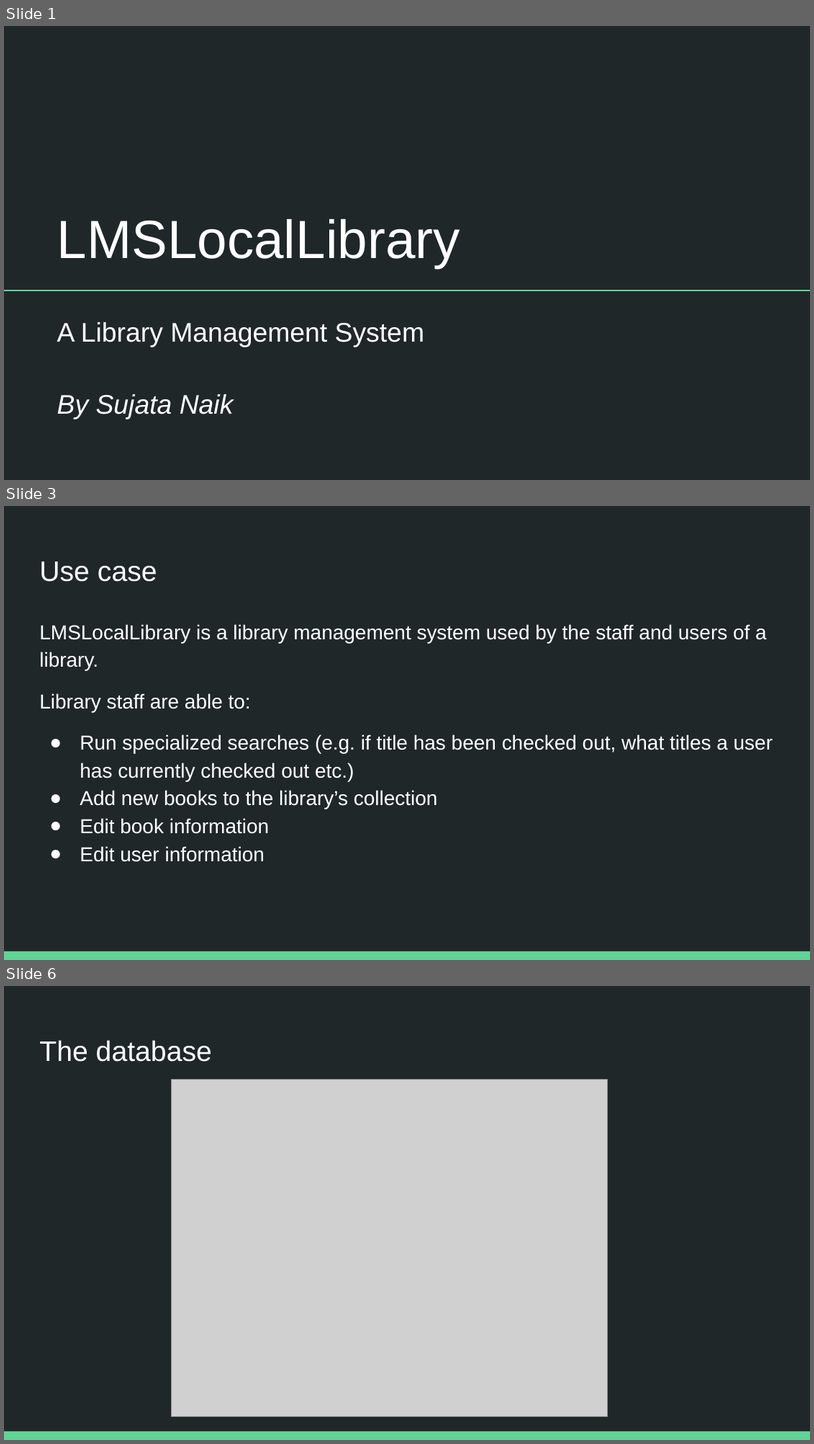
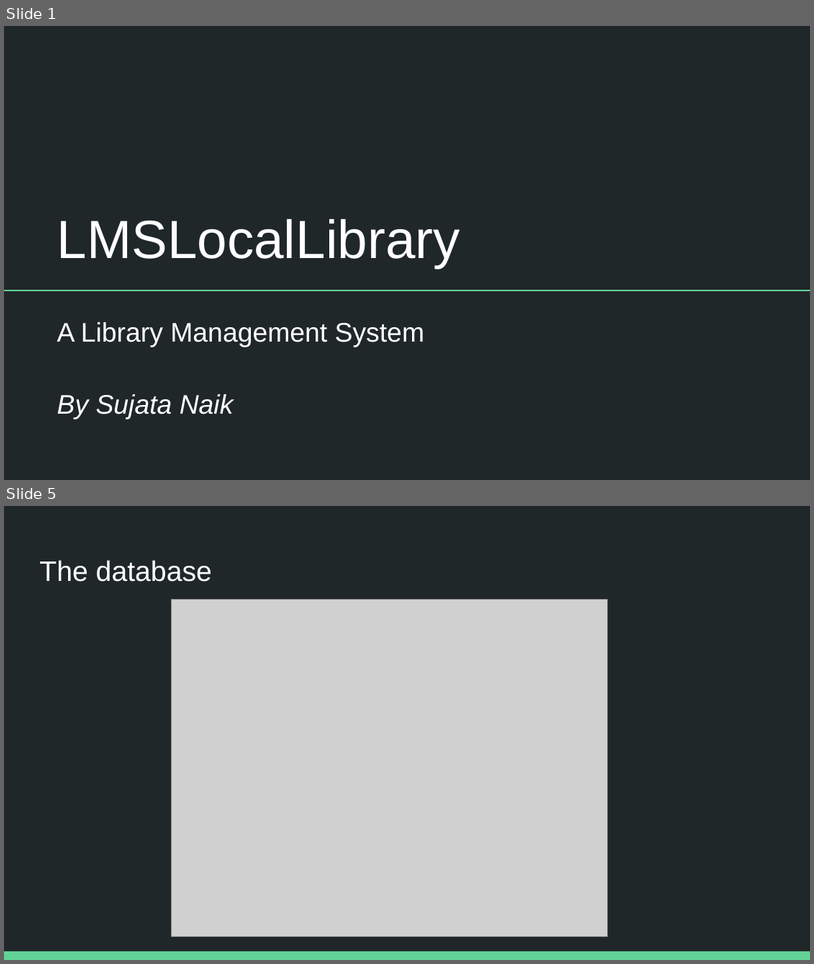
Before and after one commit to sujatanaik530/TEKsystemsJD_Capstone_LMS, a slide deck: Capstone.pptx. Shown one above the other, each under a label of ours: slides 1, 3 and 6 before the commit, slides 1 and 5 after it; the slides between them are not shown. The pictures are 814x1444 and 814x964 pixels, drawn with LibreOffice and Linux fonts; fonts in the diff are those of the drawing; grey boxes stand for pictures. Boxes give left, top, right and bottom in pixels: in the first picture for what was removed or moved away, otherwise in the second. Text is boxed around its words. In the diff, an @@ line names an element or a change of style, - is before the commit and + after.

```diff
--- a/Capstone.pptx
+++ b/Capstone.pptx
@@ slide 3 removed at <box>4,506,810,960</box>, background #202729; not listed: 1 template element that a slide beside it also shows @@
@@ title removed at <box>39,561,157,582</box> @@
-Use case
@@ text removed at <box>39,624,773,862</box> @@
-LMSLocalLibrary is a library management system used by the staff and users of a library.
-Library staff are able to:
-● Run specialized searches (e.g. if title has been checked out, what titles a user has currently checked out etc.)
-● Add new books to the library’s collection
-● Edit book information
-● Edit user information
@@ what was slide 6 is now slide 5 @@
```
Also in this commit, not shown: 4 slides changed, 3 other slides removed.
